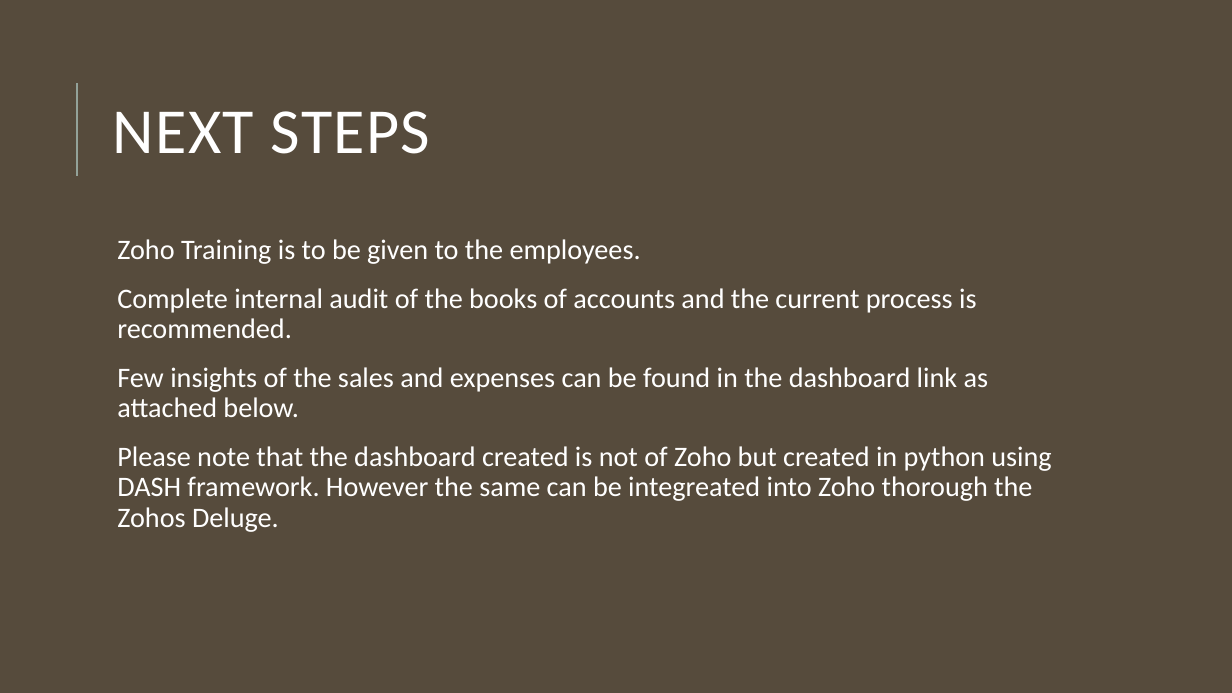
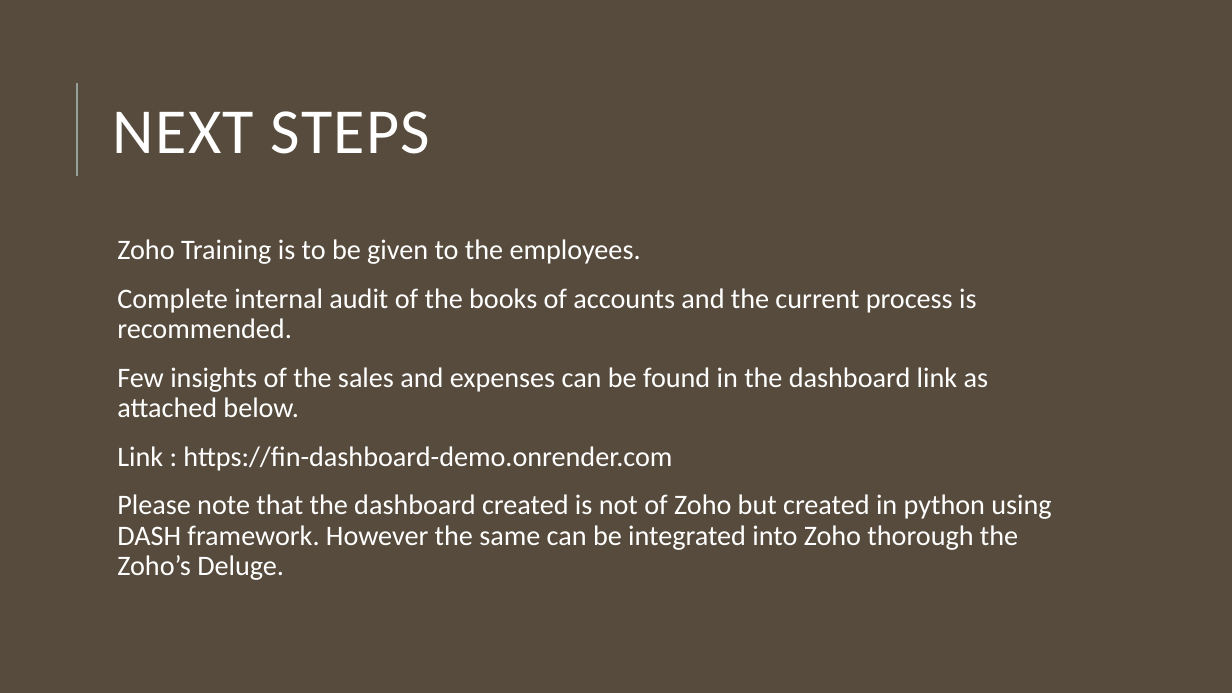
Before and after one commit to VigneshKrishnan-Analyst/Recent-Projects, a slide deck: slide 10 of Tally to Zoho conversion/Tally to Zoho project.pptx. Drawn at 1232x693 pixels with LibreOffice and Linux fonts; fonts in the diff are those of the drawing. Boxes give left, top, right and bottom in pixels: in the first picture for what was removed or moved away, otherwise in the second. Text is boxed around its words. In the diff, an @@ line names an element or a change of style, - is before the commit and + after.

```diff
--- a/Tally to Zoho conversion/Tally to Zoho project.pptx
+++ b/Tally to Zoho conversion/Tally to Zoho project.pptx
@@ text at (117, 446, 1051, 580): text changed @@
-  Please note that the dashboard created is not of Zoho but created in python using DASH framework. However the same can be integreated into Zoho thorough the Zohos Deluge.
+  Link : https://fin-dashboard-demo.onrender.com
+  Please note that the dashboard created is not of Zoho but created in python using DASH framework. However the same can be integrated into Zoho thorough the Zoho’s Deluge.
```
Also in this commit, not shown: 2 other slides changed, 1 other file.
